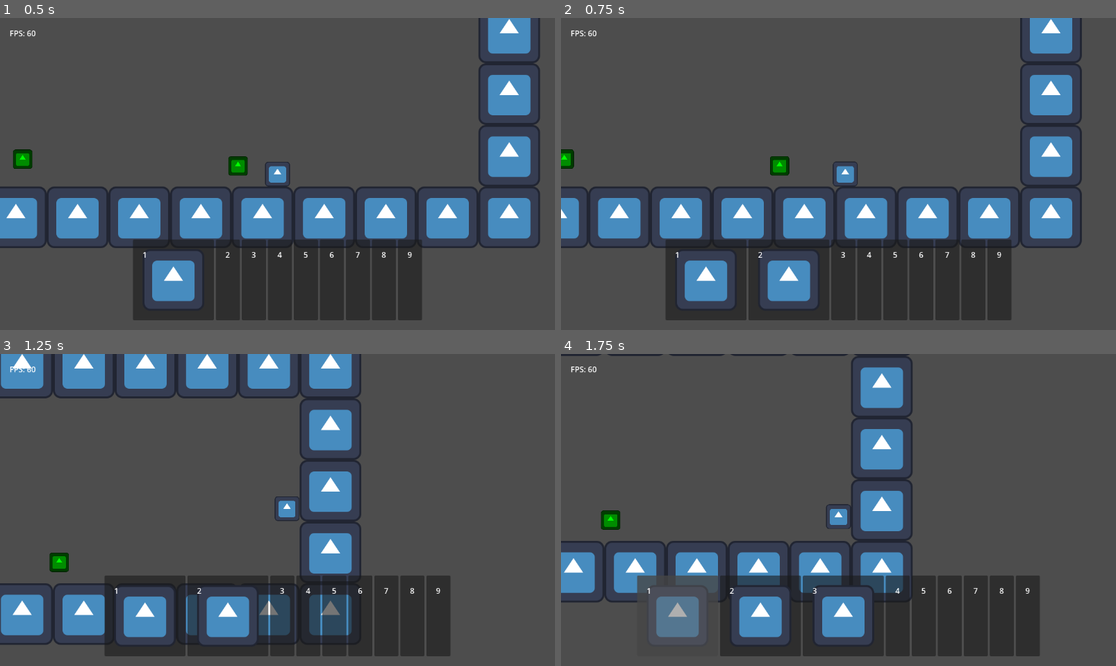
Above: before the commit, frames 1-4 (two rows, left to right).
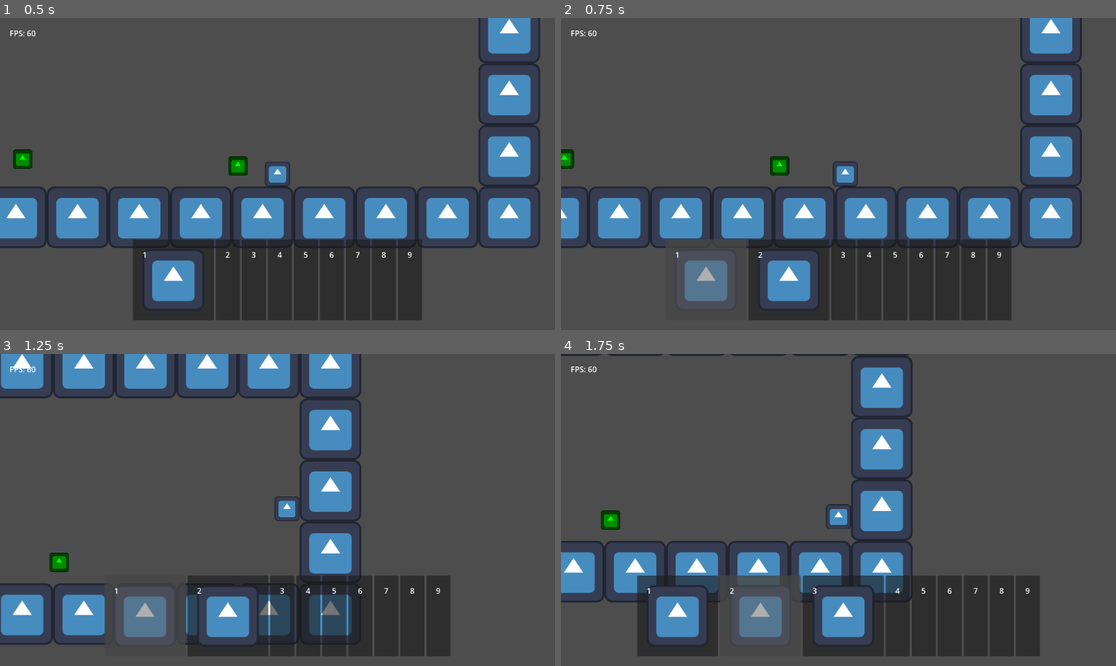
Above: after the commit, the same moments.

Repository: TheHumanMRP/RPG-Life-Tracker
Game: Godot game, scene res://Folders/Systems/Main/Scenes/main_scene.tscn
Same seed, same stepped clock (60 frames per second), same inputs: the game is played once before the commit and once after it. The engine's default icon, where the game draws it, is replaced by a stand-in: a white triangle on a blue panel in a dark square.
Inputs (mouse positions are in pixels of both pictures, inside the frame that each line leads up to):
- Up to frame 1 (0.5 s): no input
- Up to frame 2 (0.75 s): move the mouse to (733, 280) at 0.52 s; hold D (move_right) from 0.53 s (still down); tap I (add_test_sword) at 0.6 s; click (733, 280) at 0.67 s
- Up to frame 3 (1.25 s): keep holding D (move_right); tap Space (jump) at 0.77 s
- Up to frame 4 (1.75 s): keep holding D (move_right); move the mouse to (788, 616) at 1.27 s; tap I (add_test_sword) at 1.35 s; click (788, 616) at 1.42 s; tap Space (jump) at 1.52 s

Frame 1 is identical in both runs. In frame 2, 2.8% of the frame differs, in the area x 18-34%, y 71-97%; in frame 3, 2.8%; in frame 4, 5.6%, in the area x 13-44%, y 71-97%.

Commit message:
Auto commit at 2026-07-06 20:40:07

Diff:
--- a/Folders/Systems/Inventory_System/Scripts/hotbar_logic.gd
+++ b/Folders/Systems/Inventory_System/Scripts/hotbar_logic.gd
@@ -86,6 +86,7 @@
 		return
 
 	SignalBus.item_selected.emit(selected_item_id)
+	notify_hotbar_changed()
 
 ## This shit is here so that I don't have to go to a billion places if I by mistakely somehow change the signal name
 func notify_hotbar_changed() -> void:
